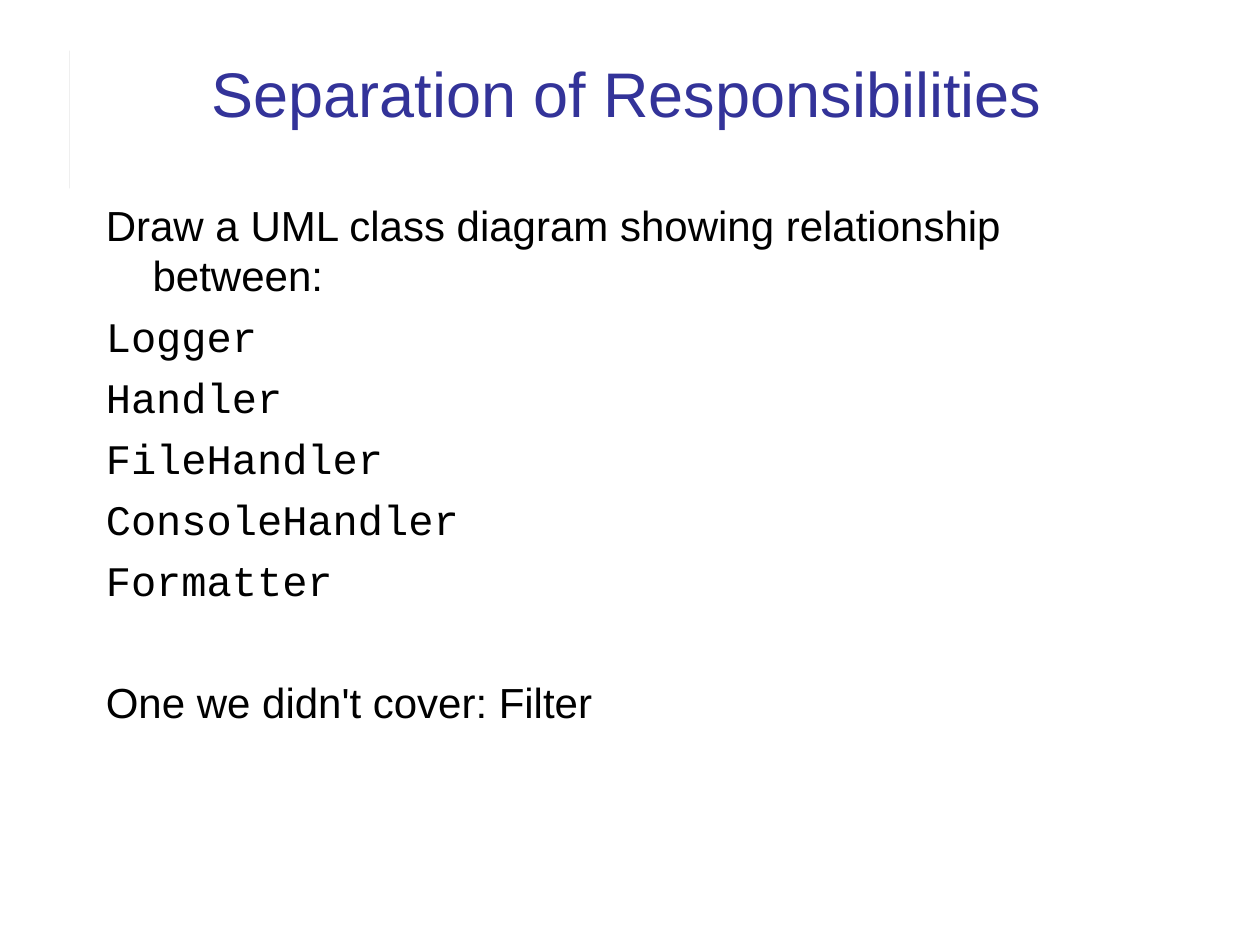
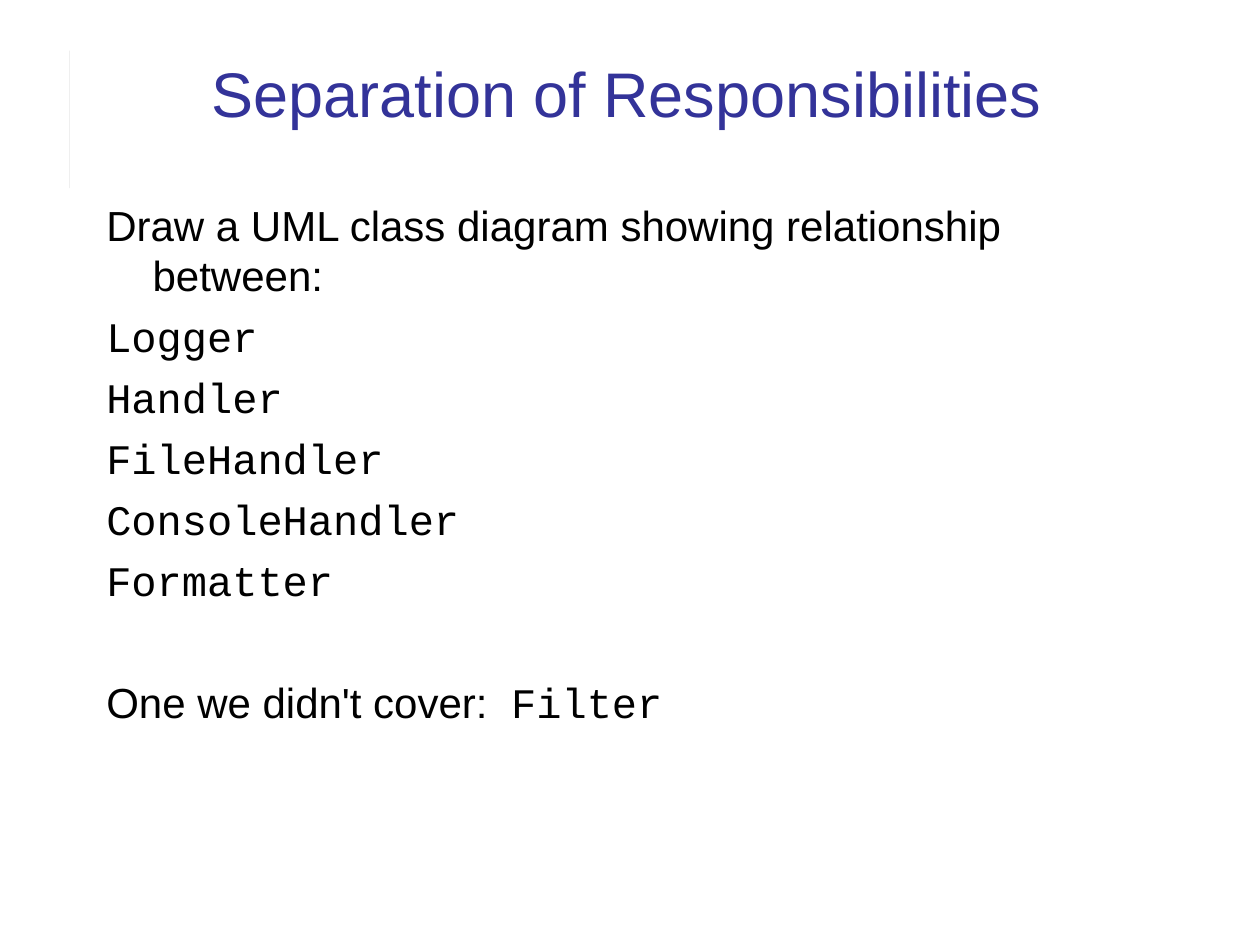
Before and after one commit to cpske/ISP, a slide deck: slide 21 of logging/Logging.ppt (slide 23 before the commit). Drawn at 1260x945 pixels with LibreOffice and Linux fonts; fonts in the diff are those of the drawing. Boxes give left, top, right and bottom in pixels: in the first picture for what was removed or moved away, otherwise in the second. Text is boxed around its words. In the diff, an @@ line names an element or a change of style, - is before the commit and + after.

```diff
--- a/logging/Logging.ppt
+++ b/logging/Logging.ppt
@@ text at (106, 687, 662, 719): font Arial to Courier New in "Filter" @@
```
Also in this commit, not shown: 18 other slides changed, 2 slides added, 4 other files.
